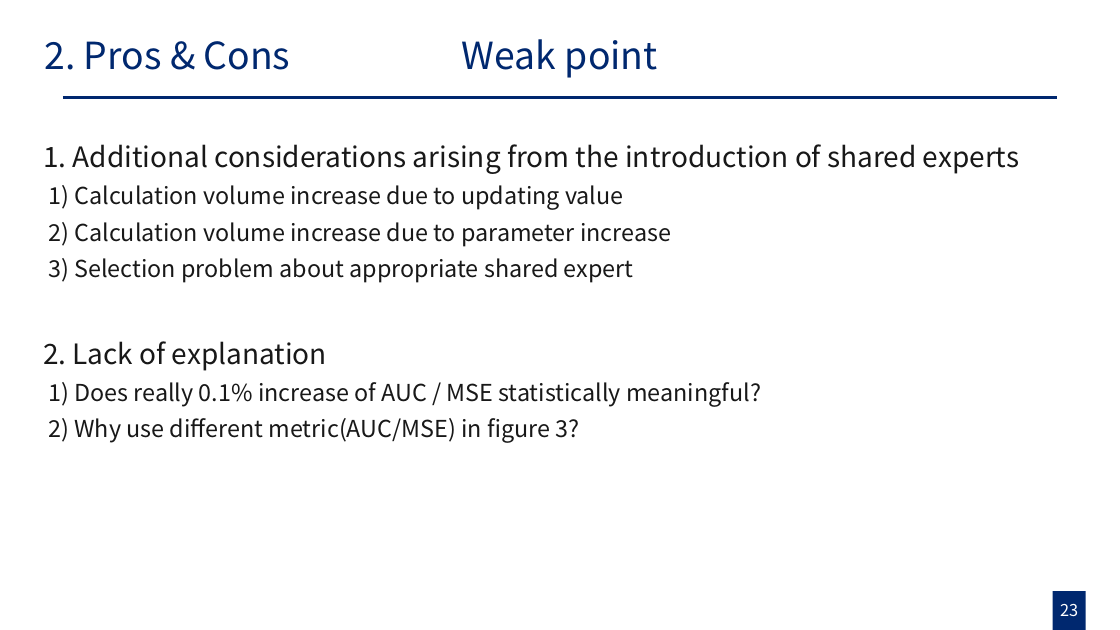
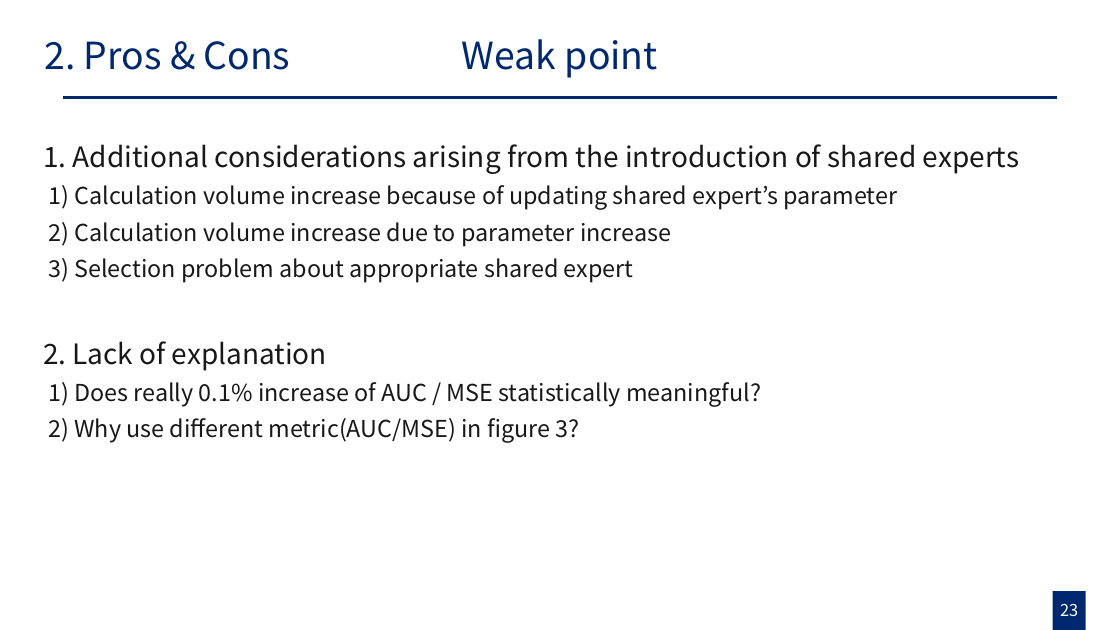
Before and after one commit to gusrn0505/TIL, a slide deck: slide 23 of [PPTPLUG]PP-151/Progressive Layered Extraction Review_20224314_강현구 .pptx. Drawn at 1120x630 pixels with LibreOffice and Linux fonts; fonts in the diff are those of the drawing. Boxes give left, top, right and bottom in pixels: in the first picture for what was removed or moved away, otherwise in the second. Text is boxed around its words. In the diff, an @@ line names an element or a change of style, - is before the commit and + after.

```diff
--- a/[PPTPLUG]PP-151/Progressive Layered Extraction Review_20224314_강현구 .pptx
+++ b/[PPTPLUG]PP-151/Progressive Layered Extraction Review_20224314_강현구 .pptx
@@ text at box(48, 185, 898, 210): text changed @@
-1) Calculation volume increase due to updating value
+1) Calculation volume increase because of updating shared expert’s parameter
```
Also in this commit, not shown: 6 other slides changed, 1 other file.
